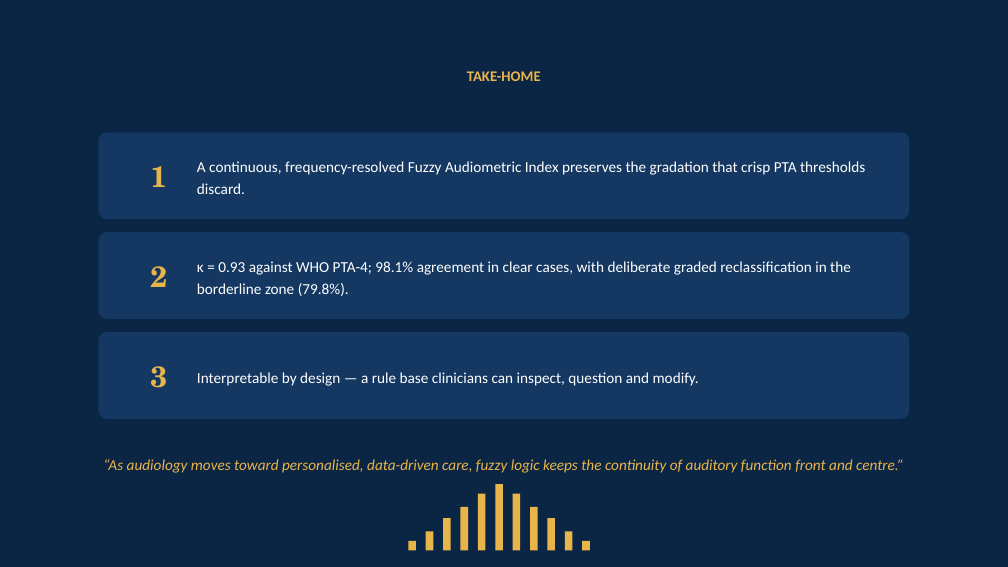
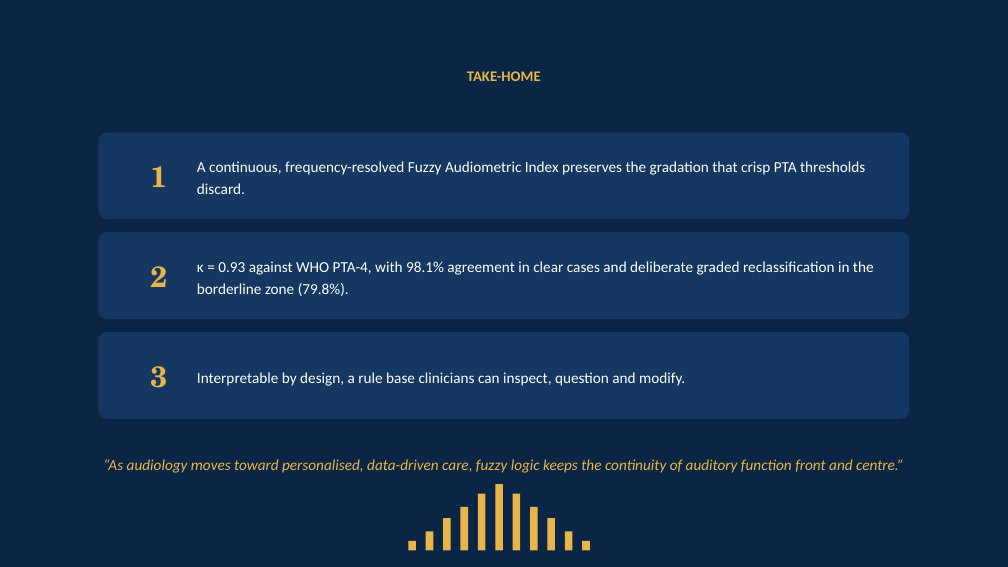
Before and after one commit to ameye/fuzzy-audiogram, a slide deck: slide 14 of arabcic2026/arabcic2026_fuzzy_audiogram.pptx. Drawn at 1008x567 pixels with LibreOffice and Linux fonts; fonts in the diff are those of the drawing. Boxes give left, top, right and bottom in pixels: in the first picture for what was removed or moved away, otherwise in the second. Text is boxed around its words. In the diff, an @@ line names an element or a change of style, - is before the commit and + after.

```diff
--- a/arabcic2026/arabcic2026_fuzzy_audiogram.pptx
+++ b/arabcic2026/arabcic2026_fuzzy_audiogram.pptx
@@ text at box(197, 261, 874, 296): text changed @@
-κ = 0.93 against WHO PTA-4; 98.1% agreement in clear cases, with deliberate graded reclassification in the borderline zone (79.8%).
+κ = 0.93 against WHO PTA-4, with 98.1% agreement in clear cases and deliberate graded reclassification in the borderline zone (79.8%).
@@ text at box(197, 372, 685, 386): text changed @@
-Interpretable by design — a rule base clinicians can inspect, question and modify.
+Interpretable by design, a rule base clinicians can inspect, question and modify.
```
Also in this commit, not shown: 14 other slides changed, 5 other files.
